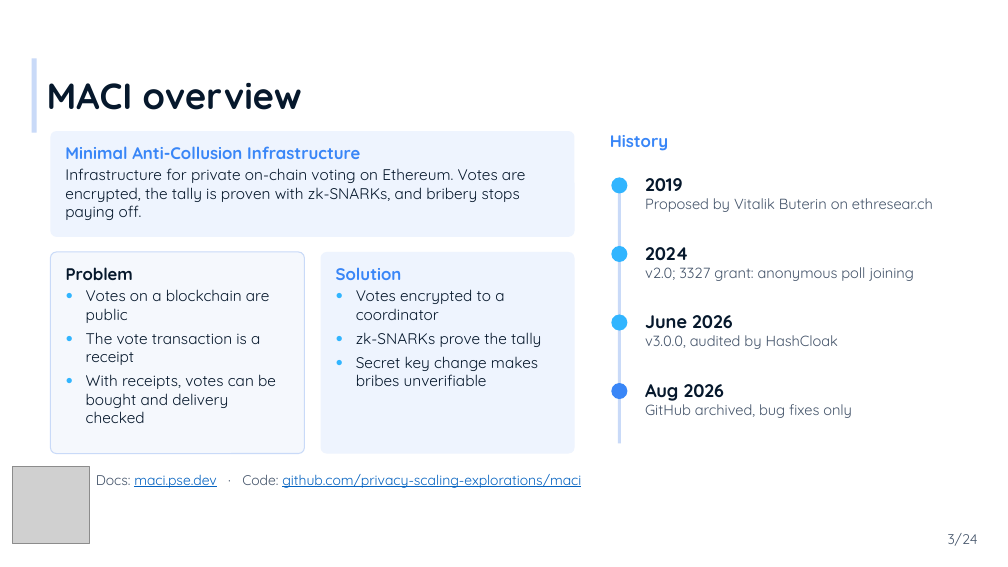
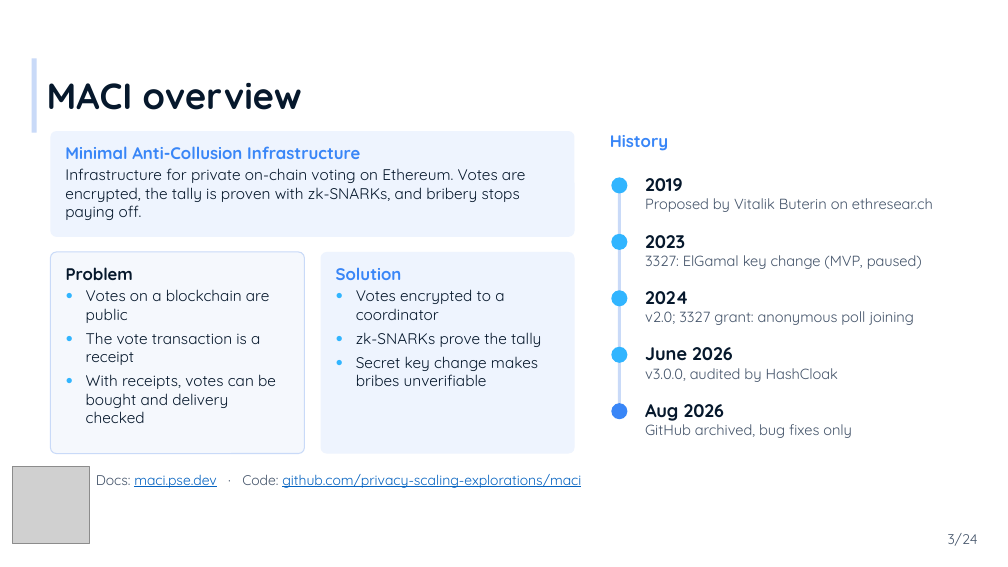
Before and after one commit to radojevicMihailo/ZK-kurs, a slide deck: slide 3 of maci/ZKP MA - MACI.pptx. Drawn at 1008x567 pixels with LibreOffice and Linux fonts; fonts in the diff are those of the drawing; grey boxes stand for pictures; background and template pictures are left out. Boxes give left, top, right and bottom in pixels: in the first picture for what was removed or moved away, otherwise in the second. Text is boxed around its words. In the diff, an @@ line names an element or a change of style, - is before the commit and + after.

```diff
--- a/maci/ZKP MA - MACI.pptx
+++ b/maci/ZKP MA - MACI.pptx
@@ rectangle: place and size @@
-rectangle at (618,179,621,444)
+rectangle at (618,179,621,411)
@@ ellipse: place and size @@
-ellipse at (612,246,628,262)
+ellipse at (612,234,628,250)
@@ text added at (645,235,922,269), 10.5 pt, text #44546A @@
+2023
+3327: ElGamal key change (MVP, paused)
@@ ellipse: place and size @@
-ellipse at (612,314,628,331)
+ellipse at (612,290,628,306)
@@ text "2024": place and size @@
-text "2024" at (645,247,914,281)
+text "2024" at (645,291,914,325)
@@ ellipse: place and size @@
-ellipse at (612,383,628,399)
+ellipse at (612,347,628,363)
@@ ellipse at (612,347,628,363): fill #3986F7 to #31B5FF @@
@@ text "June 2026": place and size @@
-text "June 2026" at (645,315,839,349)
+text "June 2026" at (645,347,839,382)
@@ ellipse added at (612,403,628,419), fill #3986F7 @@
@@ text "Aug 2026": place and size @@
-text "Aug 2026" at (645,384,852,418)
+text "Aug 2026" at (645,404,852,438)
```
Also in this commit, not shown: 1 other slide changed, 2 other files.
